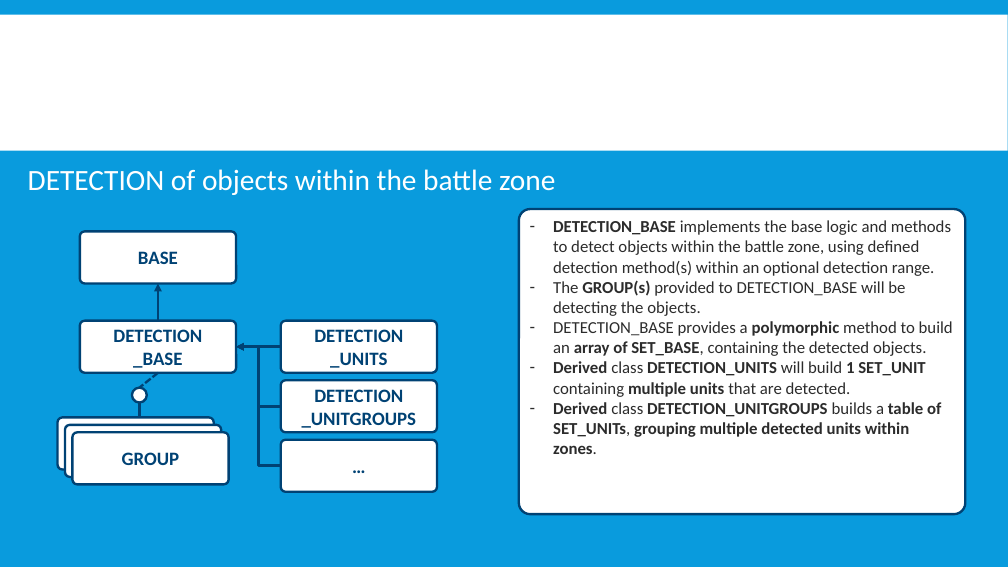
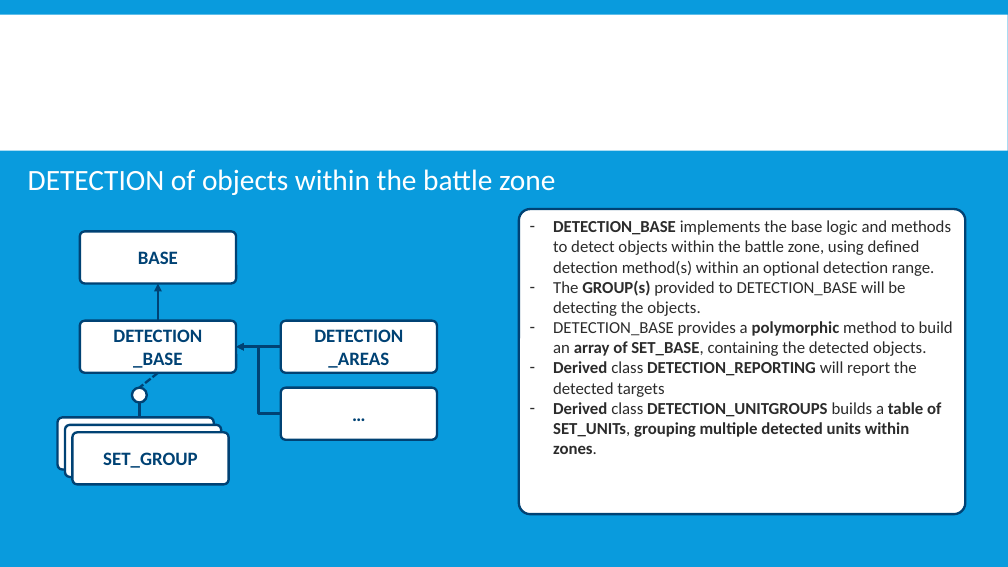
Before and after one commit to FlightControl-Master/MOOSE, a slide deck: slide 3 of Moose Training/Presentations/DCS World - MOOSE - Detection - Part 1 - Explanation.pptx. Drawn at 1008x567 pixels with LibreOffice and Linux fonts; fonts in the diff are those of the drawing; background and template pictures are left out. Boxes give left, top, right and bottom in pixels: in the first picture for what was removed or moved away, otherwise in the second. Text is boxed around its words. In the diff, an @@ line names an element or a change of style, - is before the commit and + after.

```diff
--- a/Moose Training/Presentations/DCS World - MOOSE - Detection - Part 1 - Explanation.pptx
+++ b/Moose Training/Presentations/DCS World - MOOSE - Detection - Part 1 - Explanation.pptx
@@ text in rounded rectangle at box(314, 329, 403, 368): text changed @@
-DETECTION
-_UNITS
+DETECTION
+_AREAS
@@ elbow arrow moved from (281, 466) - (236, 347) to (281, 414) - (236, 347) @@
@@ elbow arrow removed from (281, 406) to (236, 347) @@
@@ rounded rectangle "…": place and size @@
-rounded rectangle "…" at box(281, 440, 437, 492)
+rounded rectangle "…" at box(281, 388, 437, 440)
@@ rounded rectangle removed at box(281, 380, 437, 433) @@
-DETECTION
-_UNITGROUPS
@@ text in rounded rectangle at box(553, 361, 917, 397): text changed; bold off @@
-– Derived class DETECTION_UNITS will build 1 SET_UNIT containing multiple units that are detected.
+– Derived class DETECTION_REPORTING will report the detected targets
@@ text in rounded rectangle at box(103, 452, 198, 468): text changed @@
-GROUP
+SET_GROUP
```
Also in this commit, not shown: 16 other slides changed, 3 slides added, 8 slides removed, 1 other file.
